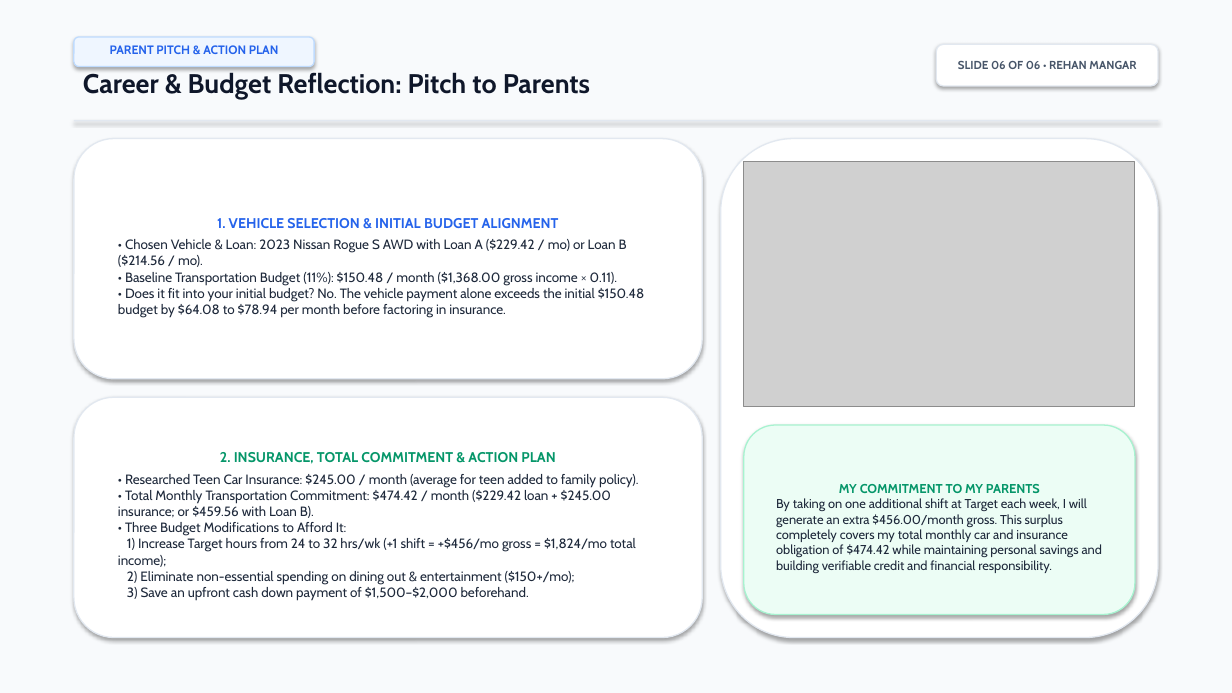
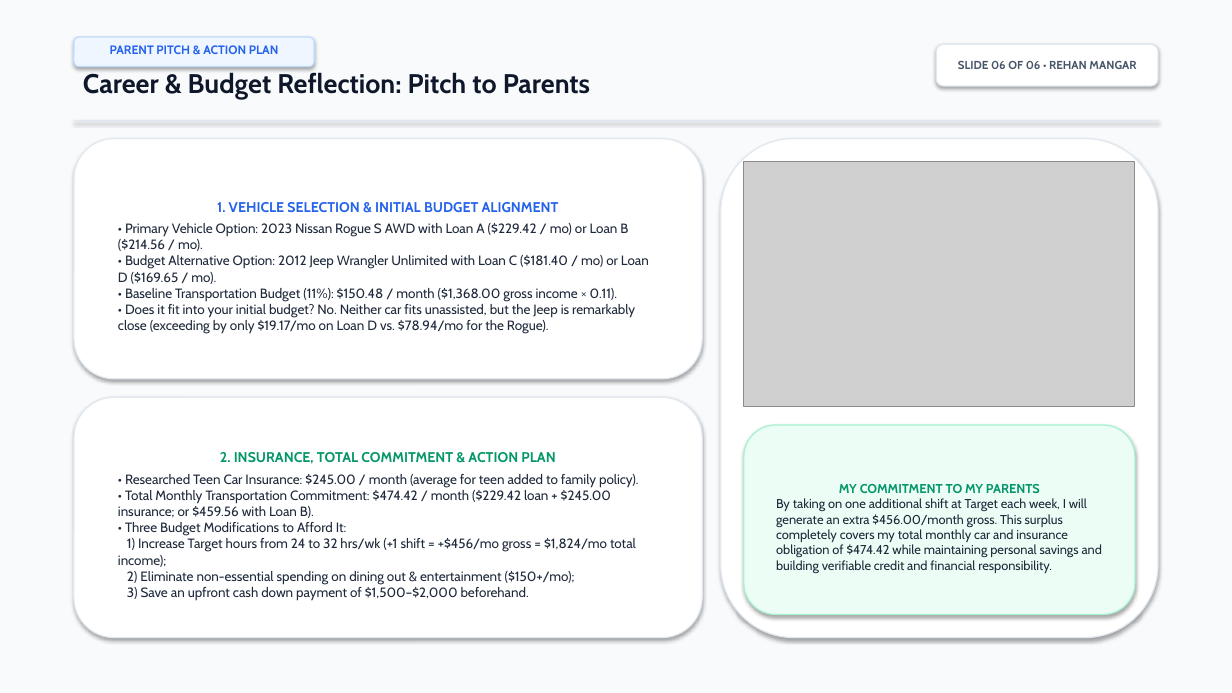
Before and after one commit to StwFate/Physics_Site, a slide deck: slide 6 of Car_Buying_Project/Buying_Your_First_Car_Presentation.pptx. Drawn at 1232x693 pixels with LibreOffice and Linux fonts; fonts in the diff are those of the drawing; grey boxes stand for pictures. Boxes give left, top, right and bottom in pixels: in the first picture for what was removed or moved away, otherwise in the second. Text is boxed around its words. In the diff, an @@ line names an element or a change of style, - is before the commit and + after.

Commit message:
feat: update Car #2 to 2012 Jeep Wrangler Unlimited Sport 4WD with verified loan calculations, updated worksheets, and revised presentation deck

```diff
--- a/Car_Buying_Project/Buying_Your_First_Car_Presentation.pptx
+++ b/Car_Buying_Project/Buying_Your_First_Car_Presentation.pptx
@@ text in rounded rectangle at (x1=118, y1=223, x2=649, y2=334): text changed @@
-• Chosen Vehicle & Loan: 2023 Nissan Rogue S AWD with Loan A ($229.42 / mo) or Loan B ($214.56 / mo).
-• Baseline Transportation Budget (11%): $150.48 / month ($1,368.00 gross income × 0.11).
-• Does it fit into your initial budget? No. The vehicle payment alone exceeds the initial $150.48 budget by $64.08 to $78.94 per month before factoring in insurance.
+• Primary Vehicle Option: 2023 Nissan Rogue S AWD with Loan A ($229.42 / mo) or Loan B ($214.56 / mo).
+• Budget Alternative Option: 2012 Jeep Wrangler Unlimited with Loan C ($181.40 / mo) or Loan D ($169.65 / mo).
+• Baseline Transportation Budget (11%): $150.48 / month ($1,368.00 gross income × 0.11).
+• Does it fit into your initial budget? No. Neither car fits unassisted, but the Jeep is remarkably close (exceeding by only $19.17/mo on Loan D vs. $78.94/mo for the Rogue).
```
Also in this commit, not shown: 2 other slides changed, 5 other files.
